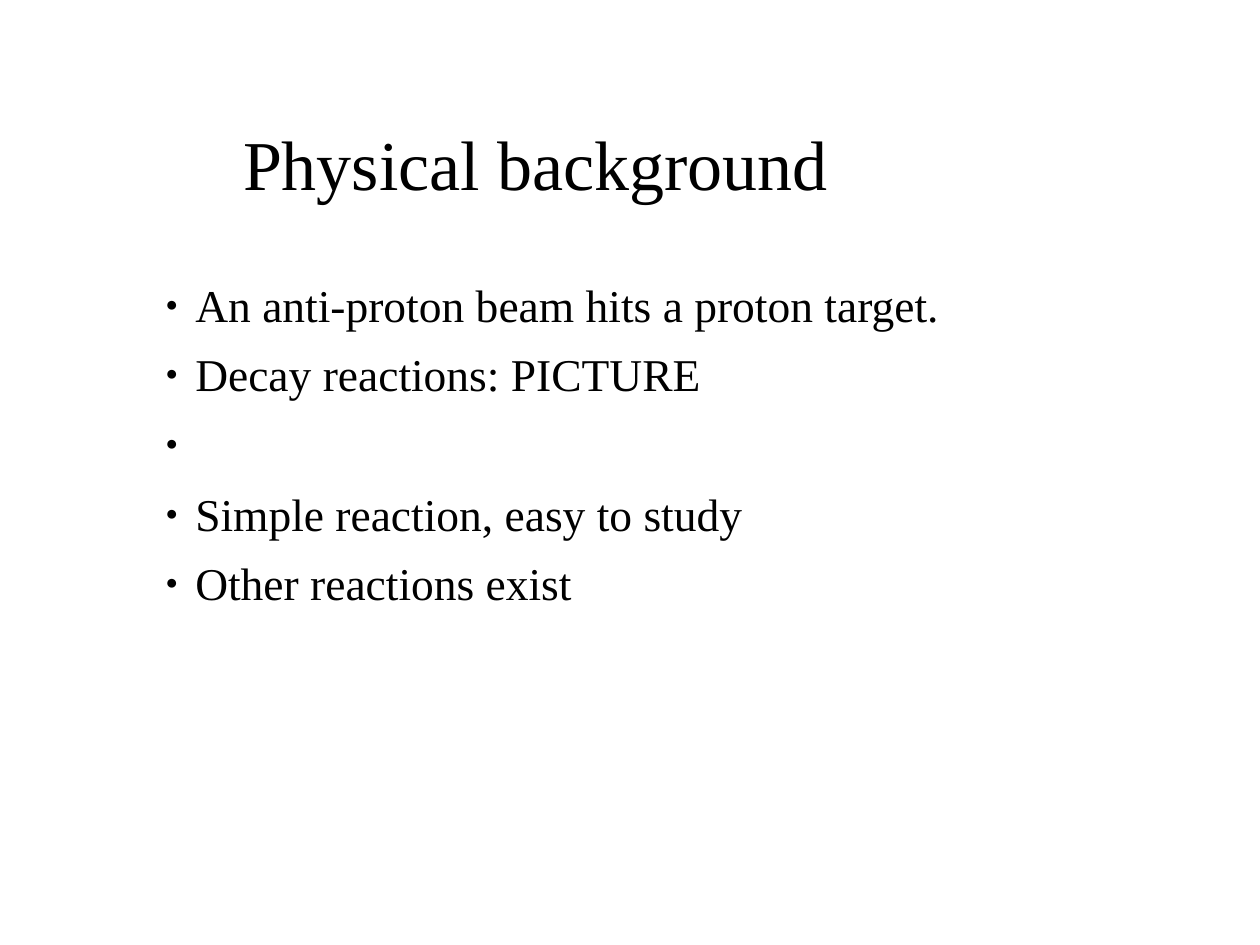
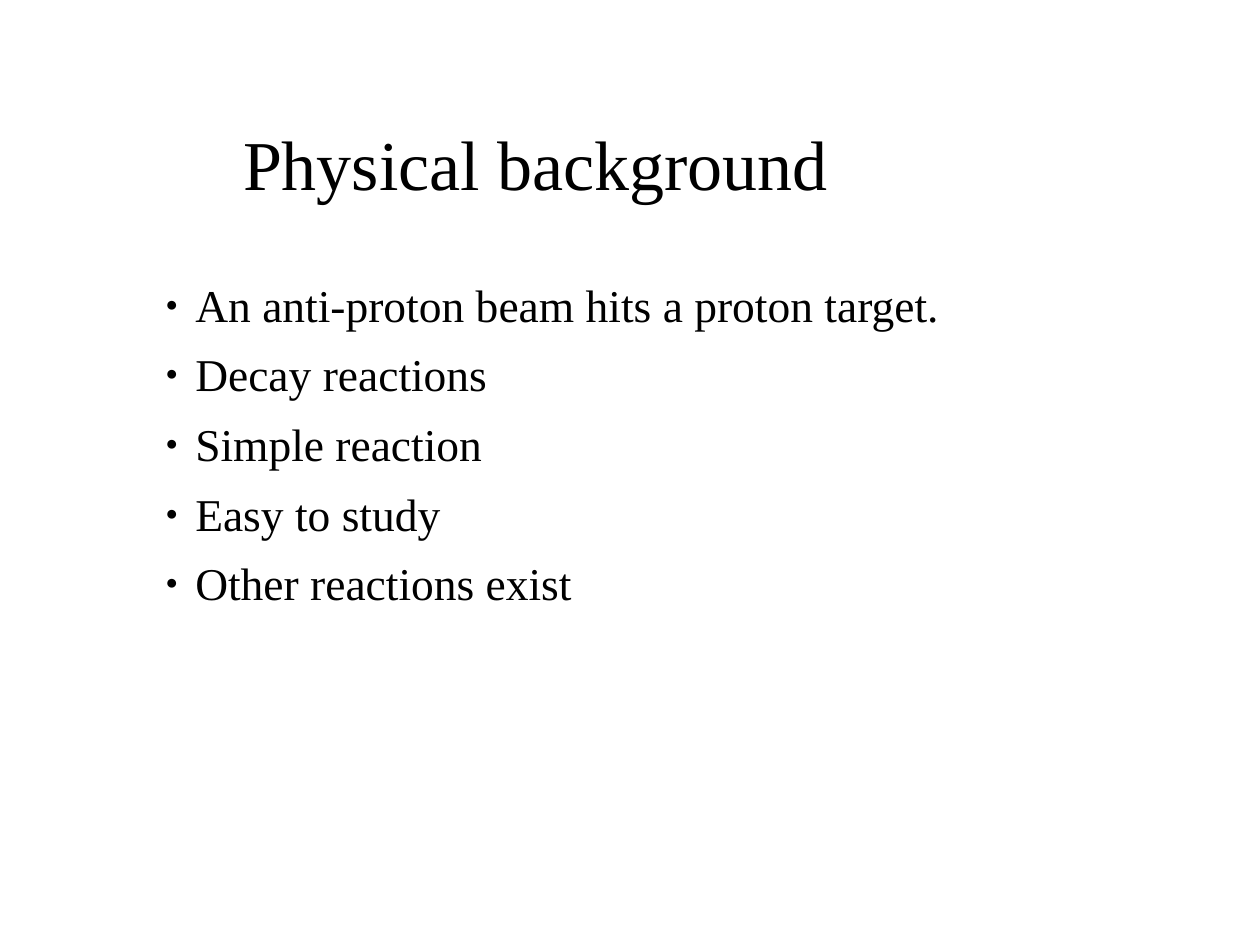
Before and after one commit to aaaaarvi/Projektarbete17, a slide deck: slide 3 of presentation/presentation.odp. Drawn at 1260x945 pixels with LibreOffice and Linux fonts; fonts in the diff are those of the drawing; background and template pictures are left out. Boxes give left, top, right and bottom in pixels: in the first picture for what was removed or moved away, otherwise in the second. Text is boxed around its words. In the diff, an @@ line names an element or a change of style, - is before the commit and + after.

```diff
--- a/presentation/presentation.odp
+++ b/presentation/presentation.odp
@@ text at <box>195,361,487,540</box>: text changed @@
-● Decay reactions: PICTURE
-● Simple reaction, easy to study
+● Decay reactions
+● Simple reaction
+● Easy to study
```
Also in this commit, not shown: 4 other slides changed, 3 slides added, 2 slides removed, 17 other files.
